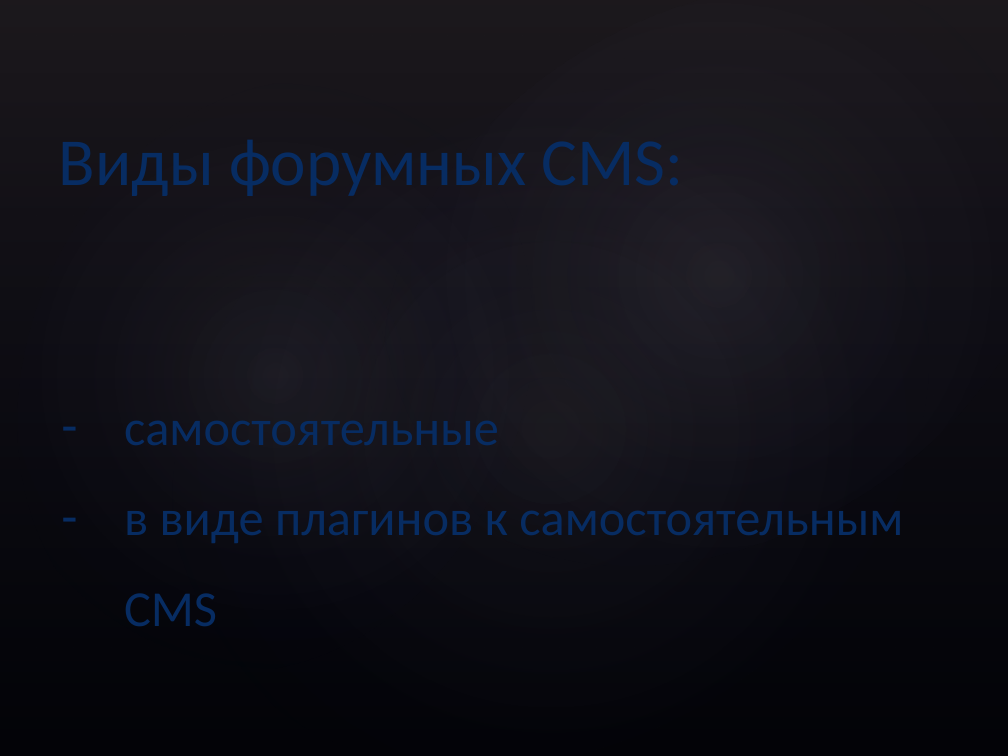
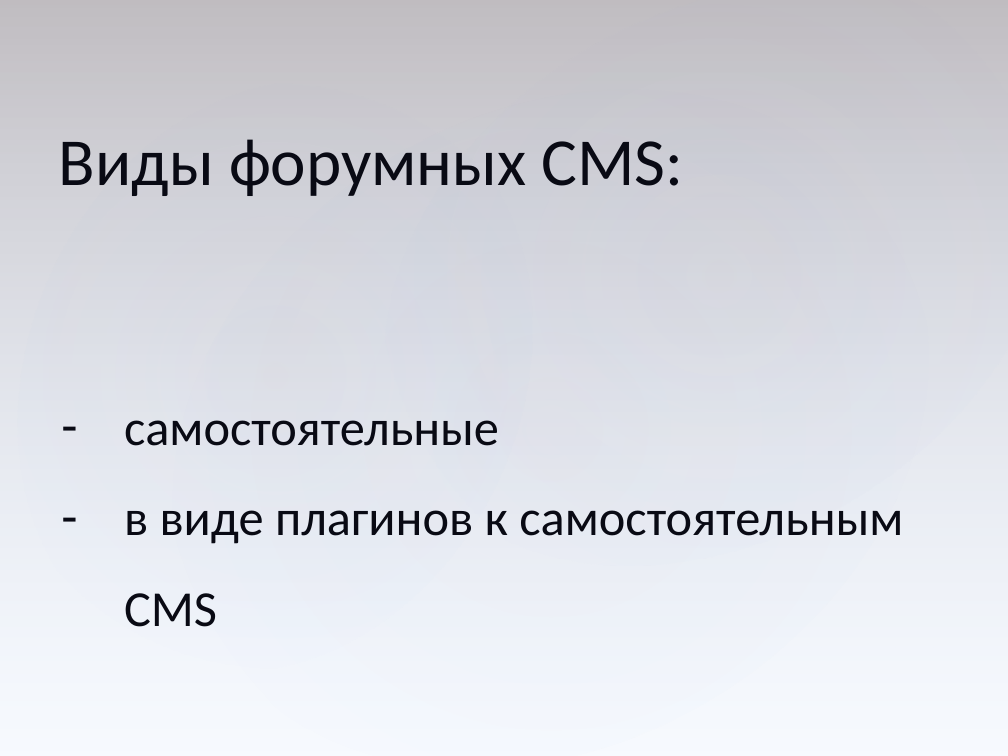
Before and after one commit to serpikovs/in40, a slide deck: slide 2 of !docs/Presentation (Serpikov).pptx. Drawn at 1008x756 pixels with LibreOffice and Linux fonts; fonts in the diff are those of the drawing; background and template pictures are left out. Boxes give left, top, right and bottom in pixels: in the first picture for what was removed or moved away, otherwise in the second. Text is boxed around its words. In the diff, an @@ line names an element or a change of style, - is before the commit and + after.

```diff
--- a/!docs/Presentation (Serpikov).pptx
+++ b/!docs/Presentation (Serpikov).pptx
@@ background picture (left out) to #FFFFFF @@
@@ rectangle at [0, 0, 1008, 756]: fill gradient #504652 to #242852 to gradient #504652 to #ACCBF9 @@
@@ fill gradient #C4BCC6 to #242852 to gradient #C4BCC6 to #ACCBF9 in 3 elements at [0, 0, 626, 756], [46, 0, 1008, 756], [277, 0, 1008, 685] @@
@@ text "Виды форумных CMS:" at [59, 139, 684, 196]: text colour #072C62 to #090A14 @@
@@ text "самостоятельные" at [124, 420, 903, 627]: text colour #072C62 to #090A14 @@
```
Also in this commit, not shown: 3 other slides changed, 1 slide added, 14 slides removed.
